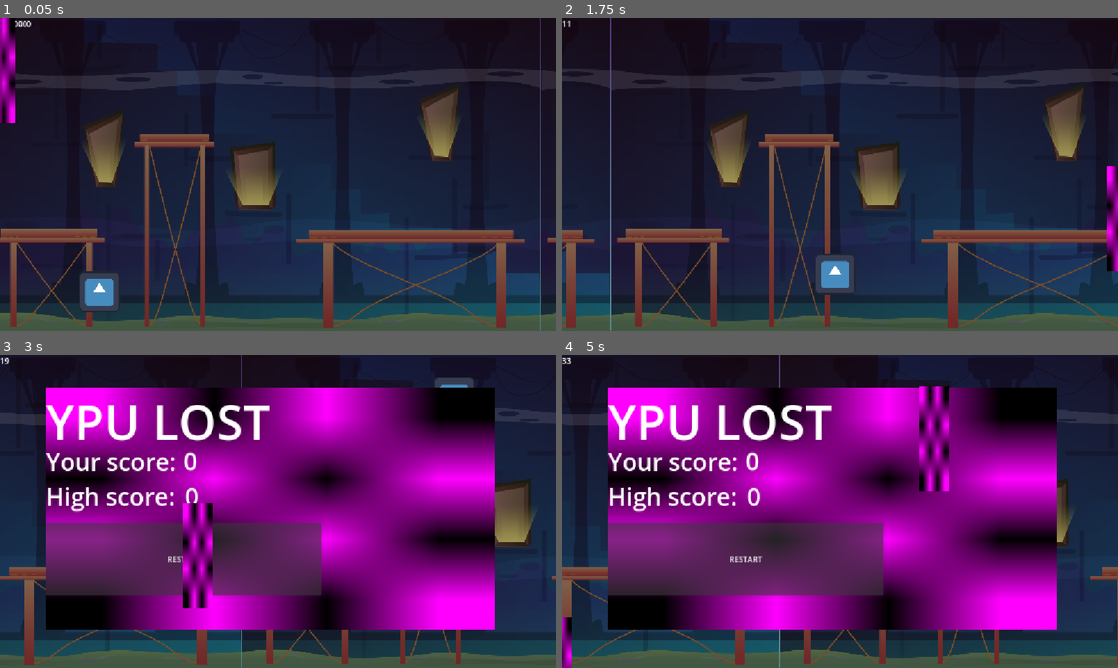
Above: before the commit, frames 1-4 (two rows, left to right).
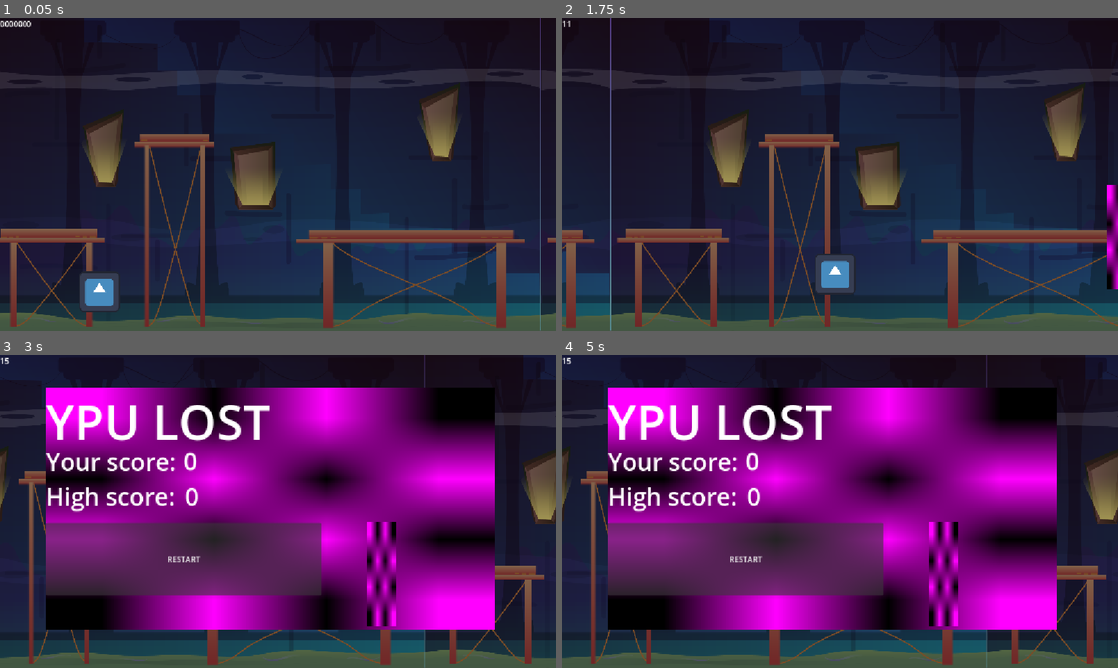
Above: after the commit, the same moments.

Repository: SanaDeghat/jetpack-joyride
Game: Godot game, scene res://mainScene.tscn
Two runs of this game, one before a commit and one after it. Both use one fixed random seed, a clock stepped at 60 frames per second and the inputs below. The engine's default icon, where the game draws it, is replaced by a stand-in: a white triangle on a blue panel in a dark square.
Inputs (mouse positions are in pixels of both pictures, inside the frame that each line leads up to):
- Up to frame 1 (0.05 s): no input
- Up to frame 2 (1.75 s): tap Enter (ui_accept) at 0.5, 1.52, 1.55 s; move the mouse to (962, 158) at 0.52 s; hold Right (ui_right) 0.53-1.28 s; hold Enter (ui_accept) 0.53-1.28 s; click (962, 158) at 0.67 s; move the mouse to (728, 190) at 1.27 s; hold Down from 1.28 s (still down); tap Alt at 1.35 s
- Up to frame 3 (3 s): tap Enter (ui_accept) at 1.82 s; move the mouse to (333, 442) at 2.02 s; release Down at 2.03 s; hold Right (ui_right) 2.03-2.75 s; hold Enter (ui_accept) 2.03-2.75 s; tap Shift at 2.1 s; click "RESTART" at 2.75 s
- Up to frame 4 (5 s): click "RESTART" at 3.5 s; click "RESTART" at 4.25 s

The runs differ from the first frame. In frame 1, 0.9% of the frame differs, in the area x 0-3%, y 0-34%; in frame 2, 0.7%; in frame 3, 16%; in frame 4, 16%, in the area x 0-100%, y 0-100%.

Commit message:
rotating obsticles

Diff:
--- a/character_body_2d.gd
+++ b/character_body_2d.gd
@@ -8,26 +8,22 @@
 
 func _physics_process(delta: float) -> void:
 	# Add the gravity.
+	if global.gameRnning:
+		if Input.is_action_pressed("ui_accept") :
+			velocity.y = JUMP_VELOCITY
+		elif position.y<600:
 
-	if Input.is_action_pressed("ui_accept") :
-		velocity.y = JUMP_VELOCITY
-	elif position.y<600:
-
-		velocity += get_gravity() * delta
-	else:
-		velocity.y=0
-	var direction := Input.get_axis("ui_left", "ui_right")
-	if direction:
-		velocity.x = direction * SPEED
+			velocity += get_gravity() * delta
+		else:
+			velocity.y=0
+		var direction := Input.get_axis("ui_left", "ui_right")
+		if direction:
+			velocity.x = direction * SPEED
 
 
-	move_and_slide()
-	if position.y < roof_y:
-		position.y = roof_y
-		velocity.y = 0
+		move_and_slide()
+		if position.y < roof_y:
+			position.y = roof_y
+			velocity.y = 0
 func deductlife ():
 	lives-=1
-
-
-func _on_obsticle_body_entered(body: Node2D) -> void:
-	print ("hit")
--- a/global.gd
+++ b/global.gd
@@ -1,7 +1,6 @@
 extends Node
 var highscore=0
-
-# Called when the node enters the scene tree for the first time.
+var gameRnning=true# Called when the node enters the scene tree for the first time.
 func _ready() -> void:
 	pass # Replace with function body.
 
--- a/mainScene.tscn
+++ b/mainScene.tscn
@@ -5,6 +5,7 @@
 [ext_resource type="Texture2D" uid="uid://b0fpvpbdcd3e4" path="res://background (2).png" id="1_hr5et"]
 [ext_resource type="Texture2D" uid="uid://ddukknn2tkr8p" path="res://icon.svg" id="2_hr5et"]
 [ext_resource type="Script" uid="uid://ddw2hh1owdrup" path="res://obsticle_spawner.gd" id="5_2qqqv"]
+[ext_resource type="PackedScene" uid="uid://hhfgldtrqmlg" path="res://rotatingObsticle.tscn" id="6_bnlnp"]
 [ext_resource type="PackedScene" uid="uid://vvviiqxh68vp" path="res://staticOsticle.tscn" id="6_we1jl"]
 
 [sub_resource type="RectangleShape2D" id="RectangleShape2D_61od6"]
@@ -52,9 +53,8 @@
 
 [node name="obsticle_spawner" type="Node" parent="." unique_id=295484773]
 script = ExtResource("5_2qqqv")
-obstacle_scene = ExtResource("6_we1jl")
-
-[node name="StaticBody2D" parent="obsticle_spawner" unique_id=1314106614 instance=ExtResource("6_we1jl")]
+obstacle_static = ExtResource("6_we1jl")
+obstacle_rotatice = ExtResource("6_bnlnp")
 
 [node name="onsticleTimer" type="Timer" parent="obsticle_spawner" unique_id=1315491226]
 wait_time = 1.2
@@ -110,5 +110,4 @@
 text = "RESTART"
 
 [connection signal="timeout" from="Timer" to="." method="_on_timer_timeout"]
-[connection signal="impact" from="obsticle_spawner/StaticBody2D" to="." method="_on_static_body_2d_impact"]
 [connection signal="timeout" from="obsticle_spawner/onsticleTimer" to="obsticle_spawner" method="_on_onsticle_timer_timeout"]
--- a/main_scene.gd
+++ b/main_scene.gd
@@ -3,8 +3,9 @@
 @onready var label: Label = $Label
 @onready var timer: Timer = $Timer
 @onready var lose_screen: TextureRect = $TextureRect
-
+@onready var parallax_2d: Parallax2D = $Parallax2D
 
 func _on_timer_timeout() -> void:
-	score += 1
-	label.text = str(score)
+	if global.gameRnning:
+		score += 1
+		label.text = str(score)
--- a/obsticle_spawner.gd
+++ b/obsticle_spawner.gd
@@ -1,9 +1,11 @@
 extends Node
 
-@export var obstacle_scene: PackedScene
+@export var obstacle_static: PackedScene
+@export var obstacle_rotatice: PackedScene
 @export var spawn_rate := 1.3
 @onready var onsticle_timer: Timer = $onsticleTimer
 @onready var lose_screen: TextureRect = $"../TextureRect"
+@onready var parallax_2d: Parallax2D = $"../Parallax2D"
 
 func _ready():
 	onsticle_timer.wait_time = spawn_rate
@@ -12,18 +14,26 @@
 
 
 func spawn_obstacle():
-	var obstacle = obstacle_scene.instantiate()
-
+	var scenes = [
+	obstacle_static,
+	obstacle_static,
+	obstacle_rotatice
+	]
+	var obstacle = scenes.pick_random().instantiate()
+	obstacle.add_to_group("obstacles")
 	obstacle.global_position.x = 1400
 	obstacle.global_position.y = randf_range(50, 550)
-
 	obstacle.impact.connect(_on_obstacle_impact)
 
 	add_child(obstacle)
 func _on_obstacle_impact():
-	print("touching")
+	for obj in get_tree().get_nodes_in_group("obstacles"):
+		obj.speed = 0
+	global.gameRnning=false
+	parallax_2d.autoscroll.x=0
 	lose_screen.visible = true
 
 func _on_onsticle_timer_timeout() -> void:
 	print(onsticle_timer.wait_time)
-	spawn_obstacle()
+	if global.gameRnning:
+		spawn_obstacle()
--- /dev/null
+++ b/rotatingObsticle.tscn
@@ -0,0 +1,26 @@
+[gd_scene format=3 uid="uid://hhfgldtrqmlg"]
+
+[ext_resource type="Script" uid="uid://lbbpeqmdmev5" path="res://rotating_obsticle.gd" id="1_wm4dx"]
+
+[sub_resource type="PlaceholderTexture2D" id="PlaceholderTexture2D_2qqqv"]
+
+[sub_resource type="RectangleShape2D" id="RectangleShape2D_we1jl"]
+size = Vector2(52, 209)
+
+[node name="StaticBody2D" type="StaticBody2D" unique_id=1314106614]
+rotation = -6.2831855
+script = ExtResource("1_wm4dx")
+
+[node name="TextureRect" type="TextureRect" parent="." unique_id=1067446494]
+offset_left = -10.296581
+offset_top = -109.00001
+offset_right = 8.261463
+offset_bottom = 107.99999
+texture = SubResource("PlaceholderTexture2D_2qqqv")
+
+[node name="Area2D" type="Area2D" parent="." unique_id=506033988]
+
+[node name="CollisionShape2D" type="CollisionShape2D" parent="Area2D" unique_id=964509746]
+shape = SubResource("RectangleShape2D_we1jl")
+
+[connection signal="body_entered" from="Area2D" to="." method="_on_area_2d_body_entered"]
--- /dev/null
+++ b/rotating_obsticle.gd
@@ -0,0 +1,17 @@
+extends StaticBody2D
+
+@export var speed := 600.0
+@export var rotation_speed := 5.0
+
+signal impact
+
+func _process(delta):
+	global_position.x -= speed * delta
+	if global.gameRnning:
+		rotation += rotation_speed * delta
+
+	if global_position.x < -100:
+		queue_free()
+
+func _on_area_2d_body_entered(body: Node2D) -> void:
+	impact.emit()
Not shown, added: rotating_obsticle.gd.uid
